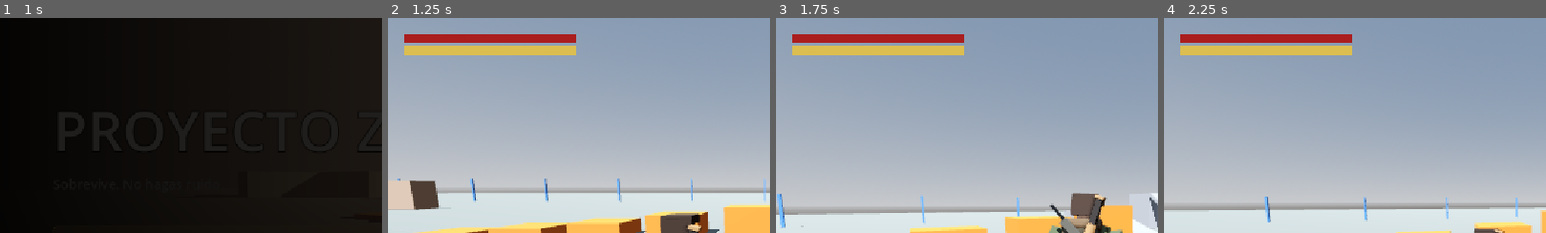
Above: before the commit, frames 1-4 (left to right).
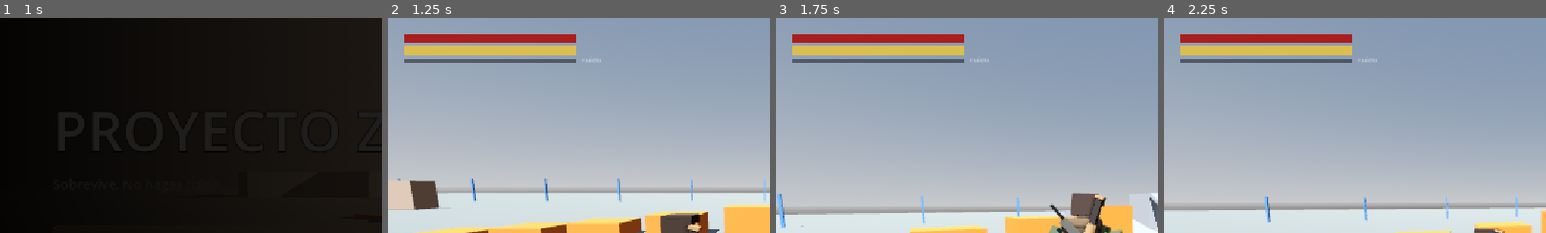
Above: after the commit, the same moments.

Repository: lamermapic-creator/proyectz
Game: Godot game, scene res://escenas/menu_principal.tscn
Two runs of this game, one before a commit and one after it. Both use one fixed random seed, a clock stepped at 60 frames per second and the inputs below.
Inputs (mouse positions are % of the whole screen's width and height, from its top left):
- Up to frame 1 (1 s): click "Jugar" at 0.5 s
- Up to frame 2 (1.25 s): no input
- Up to frame 3 (1.75 s): tap Enter at 1.25 s; move the mouse to (55, 50) at 1.27 s; hold W from 1.28 s (still down); tap R at 1.35 s; click (55, 50) at 1.42 s; tap Space at 1.52 s
- Up to frame 4 (2.25 s): keep holding W; tap Space at 1.82 s; move the mouse to (45, 50) at 2.02 s; tap R at 2.1 s; click (45, 50) at 2.17 s
The pictures show only the part of the screen within x 0-50%, y 0-50%; the shares and areas given below are measured in that part.

Frame 1 is identical in both runs. In frame 2, 0.8% of the frame differs, in the area x 4-56%, y 19-21%; in frame 3, 0.8%, in the area x 4-56%, y 18-21%; in frame 4, 0.8%.

Commit message:
Conectar el ruido con el juego: pisadas, saltos y armas suenan; blancos genéricos; daño y muerte del jugador
Los golpes cuerpo a cuerpo ya no atraviesan paredes (AUDITORIA §7.1). El nivel
de pruebas trae 4 zombis. Cambios pequeños y comentados en archivos existentes.

Co-Authored-By: Claude Opus 5.5 <noreply@anthropic.com>
Claude-Session: https://claude.ai/code/session_01EEd5rycU49HU69n17QFRtL

Diff:
--- a/scripts/jugador/animador.gd
+++ b/scripts/jugador/animador.gd
@@ -385,6 +385,9 @@
 			var fy: float = sw.fromYaw if sw.fromYaw != null else body_yaw
 			f.swingYaw = fy + Rbx.wrap_a(body_yaw - fy) * Rbx.smooth(u)
 			if u >= 1:
+				# el pie toca el suelo: pisada (ruido que oyen los zombis)
+				if grounded:
+					Ruido.emitir(jugador, to, Ruido.radio_paso(step_k, bool(sw.get("idle", false))), Ruido.PASO, jugador)
 				f.pos = to
 				f.normal = idl[1]
 				f.swing = null
@@ -958,7 +961,12 @@
 		var pelvis_stand_y := root_cf.origin.y - 0.08
 		var drop := (pelvis_stand_y - (gy + 0.4)) * lay
 		# reptar estilo militar: brazo izquierdo adelante con la rodilla derecha y viceversa
+		var crawl_prev := crawl
 		crawl += (speed * 1.9 + absf(yaw_rate) * 1.6) * dt
+		# cada brazada (media fase) hace un poco de ruido; con Shift (reptar rápido) más
+		if crawling and floori(crawl / PI) != floori(crawl_prev / PI):
+			var r_rep: float = C.RUIDO.ReptarRapido if L.sprinting else C.RUIDO.Reptar
+			Ruido.emitir(jugador, root_cf.origin, r_rep, Ruido.REPTAR, jugador)
 		# al pivotar, la pelvis se desplaza hacia fuera del giro
 		var sweep := clampf(-yaw_rate * 0.18, -0.25, 0.25) * pb
 		var ph := crawl
--- a/scripts/jugador/arsenal.gd
+++ b/scripts/jugador/arsenal.gd
@@ -366,6 +366,7 @@
 		return
 	recargando = ahora() + w.Reload
 	anim.on_reload(equipado, w.Reload)
+	Ruido.emitir(J, J.global_position, C.RUIDO.Recarga, Ruido.ARMA, J)
 	Efectos.sonido(J, "Reload", J.global_position, 0.9, 1.5 / w.Reload * 1.1)
 
 
@@ -519,12 +520,15 @@
 	if d.mag <= 0:
 		last_shot = now
 		Efectos.sonido(J, "Empty", J.global_position, 0.4, 0.6)
+		Ruido.emitir(J, J.global_position, C.RUIDO.Vacio, Ruido.ARMA, J)
 		J.firing = false
 		reload()
 		return
 	last_shot = now
 	if not balas_infinitas:
 		d.mag -= 1
+	# el disparo se oye muy lejos (radio "Alert" del arma)
+	Ruido.emitir(J, J.global_position, float(w.Alert), Ruido.DISPARO, J)
 
 	# dispersión: apuntar, movimiento, saltar y ráfaga
 	var move_speed := Vector3(J.vel_real.x, 0, J.vel_real.z).length()
@@ -547,8 +551,23 @@
 
 	# impacto (las balas dan en el escenario y en las zonas de los muñecos)
 	var q := PhysicsRayQueryParameters3D.create(origin, origin + dir * float(w.Range), 1 | 2)
-	q.exclude = [J.get_rid()]
-	var res := J.get_world_3d().direct_space_state.intersect_ray(q)
+	var excluir: Array[RID] = [J.get_rid()]
+	var res := {}
+	# un blanco con un único cuerpo de impacto (el zombi) dice qué pieza ha tocado la bala; si pasa sin
+	# tocar ninguna (entre los brazos), la bala sigue (ver "contrato de objetivo" en docs/RUIDO_Y_ZOMBIS.md)
+	for intento in 4:
+		q.exclude = excluir
+		res = J.get_world_3d().direct_space_state.intersect_ray(q)
+		var c: Object = res.get("collider")
+		if res.is_empty() or c == null or not c.has_meta("objetivo") or c.has_meta("pieza"):
+			break
+		var imp: Dictionary = c.get_meta("objetivo").impacto_bala(origin, dir)
+		if not imp.is_empty():
+			res.position = imp.punto
+			res.pieza = imp.pieza
+			break
+		excluir.append(res.rid)
+		res = {}
 	var hit_pos := origin + dir * float(w.Range)
 	var tipo := "none"
 	var normal := Vector3.UP
@@ -557,16 +576,17 @@
 		normal = res.normal
 		tipo = "surface"
 		var col: Object = res.collider
-		if col and col.has_meta("maniqui"):
+		# zonas de impacto de un blanco (maniquí o zombi): ver "contrato de objetivo" en docs/RUIDO_Y_ZOMBIS.md
+		if col and col.has_meta("objetivo"):
 			tipo = "flesh"
-			var man: Maniqui = col.get_meta("maniqui")
-			var pieza: String = col.get_meta("pieza")
+			var obj = col.get_meta("objetivo")
+			var pieza: String = res.pieza if res.has("pieza") else col.get_meta("pieza")
 			var dmg: float = w.Damage * Maniqui.mult_pieza(pieza, w)
 			# caída de daño con la distancia
 			if hit_pos.distance_to(origin) > float(w.Range) * 0.5:
 				dmg *= 0.75
-			if man.vivo():
-				var killed := man.recibir_danio(dmg, pieza, dir * 45.0)
+			if obj.vivo():
+				var killed: bool = obj.recibir_danio(dmg, pieza, dir * 45.0)
 				_confirmar(killed, pieza == "Head")
 
 	# efectos
@@ -578,6 +598,10 @@
 	Efectos.tracer(J, mz_t.origin, hit_pos)
 	if tipo != "none":
 		Efectos.impacto(J, hit_pos, normal, tipo)
+	# la bala que golpea una superficie también suena allí (sin "fuente": los zombis van a mirar ese
+	# sitio, no saben que ha sido el jugador). Disparar a una pared lejana sirve para distraerlos.
+	if tipo == "surface":
+		Ruido.emitir(J, hit_pos, C.RUIDO.Impacto, Ruido.IMPACTO, null)
 	anim.on_shot(equipado)
 
 	# retroceso
@@ -613,6 +637,7 @@
 	last_melee = now
 	J.stamina = maxf(0.0, J.stamina - w.Stamina)
 	Efectos.sonido(J, "Swing", J.global_position, 0.8, 0.9 + randf() * 0.2)
+	Ruido.emitir(J, J.global_position, C.RUIDO.GolpeAire, Ruido.GOLPE, J)
 	anim.on_melee(equipado)
 	# el impacto llega en el punto de golpe de la animación
 	golpes_pendientes.append([now + float(w.get("HitTime", 0.26)), equipado, false])
@@ -624,22 +649,27 @@
 	var root := J.root_cf()
 	var look := Rbx.look(root)
 	var hits := []
-	for m in J.get_tree().get_nodes_in_group("maniquies"):
-		var man := m as Maniqui
+	var pecho := root.origin + Vector3(0, 1.2, 0)
+	# blancos: maniquíes y zombis (grupo "objetivos", ver "contrato de objetivo" en docs/RUIDO_Y_ZOMBIS.md)
+	for man in J.get_tree().get_nodes_in_group("objetivos"):
 		if not man.vivo():
 			continue
 		var off: Vector3 = man.centro() - root.origin
 		var flat := Vector3(off.x, 0, off.z)
 		if flat.length() < float(w.Range) and absf(off.y) < 5 and (flat.length() < 2 or flat.normalized().dot(look) > 0.35):
+			# nada de golpear a través de paredes (AUDITORIA.md §7.1)
+			if not J.raycast(pecho, man.centro() - pecho).is_empty():
+				continue
 			hits.append([flat.length(), man])
 	hits.sort_custom(func(a, b): return a[0] < b[0])
 	for i in mini(2, hits.size()):
-		var man: Maniqui = hits[i][1]
+		var man = hits[i][1]
 		var crit := randf() < 0.25
 		var dmg: float = w.Damage * (w.HeadMult if crit else 1.0) * (0.5 if i == 1 else 1.0)
 		var pieza := "Head" if crit else "UpperTorso"
 		var ppos: Vector3 = (man.rig.P[pieza] as Node3D).global_position
-		var killed := man.recibir_danio(dmg, pieza, look * float(w.Knockback))
+		var killed: bool = man.recibir_danio(dmg, pieza, look * float(w.Knockback))
+		Ruido.emitir(J, ppos, C.RUIDO.GolpeContundente if arma == "Bate" else C.RUIDO.GolpeCarne, Ruido.GOLPE, J)
 		_confirmar(killed, crit)
 		if not killed and man.en_pie():
 			if arma == "Bate" and (crit or randf() < 0.45):
--- a/scripts/jugador/jugador.gd
+++ b/scripts/jugador/jugador.gd
@@ -107,6 +107,7 @@
 
 
 func _ready() -> void:
+	add_to_group("jugador") # así lo encuentran los zombis (y sus ruidos llevan esta marca)
 	motion_mode = MOTION_MODE_FLOATING
 	camara.top_level = true
 	yaw = rotation.y
@@ -121,6 +122,10 @@
 	var pausa := MenuPausa.new()
 	pausa.name = "MenuPausa"
 	add_child(pausa)
+	# medidor de ruido del HUD (lo que oyen los zombis)
+	var medidor := MedidorRuido.new()
+	medidor.name = "MedidorRuido"
+	add_child(medidor)
 	Opciones.aplicar(get_tree())
 	# en el ejecutable final no hay trucos de pruebas
 	if not OS.is_debug_build():
@@ -189,7 +194,7 @@
 	capa.add_child(aviso)
 	_hud["aviso"] = aviso
 	var ayuda := Label.new()
-	ayuda.text = "1-4: armas · Clic der: apuntar · Clic izq: di …(239 unchanged characters)…  estamina infinita · F5: balas infinitas" if OS.is_debug_build() else "")
+	ayuda.text = "1-4: armas · Clic der: apuntar · Clic izq: di …(239 unchanged characters)…  estamina infinita · F5: balas infinitas · F6: ver ruido · F7: zombis sordos" if OS.is_debug_build() else "")
 	ayuda.add_theme_font_size_override("font_size", 14)
 	ayuda.modulate = Color(1, 1, 1, 0.7)
 	ayuda.anchor_top = 1.0
@@ -447,6 +452,7 @@
 	v.p0 = p0
 	v.t0 = ahora()
 	v.prev = p0
+	Ruido.emitir(self, e, C.RUIDO.Sortear if v.kind == "vault" else C.RUIDO.Encaramarse, Ruido.SORTEAR, self)
 	vaulting = v
 	L.vault = v
 	collision_layer = 0
@@ -615,6 +621,7 @@
 	collision_mask = 0
 	velocity = Vector3.ZERO
 	_set_estado("Physics")
+	Ruido.emitir(self, c.edge, C.RUIDO.Colgarse, Ruido.SORTEAR, self)
 	if not estamina_infinita:
 		stamina = maxf(0.0, stamina - 3.0)
 	# las manos hacen falta: se guarda el arma
@@ -884,7 +891,70 @@
 	arsenal.actualizar(dt)
 	humanoid_step(dt)
 	update_camera(dt)
+	_paso_salud(dt)
 	_update_hud()
+
+
+## ---------------------------------------------------------------- daño, vida y muerte
+## (de momento solo hacen daño los zombis; ver docs/RUIDO_Y_ZOMBIS.md)
+const MUERTE_REINICIO := 4.0 # s desde que muere hasta que se reinicia el nivel
+var _danio_t := -99.0
+var _muerte_t := -1.0
+var _reiniciando := false
+
+
+## recibe un golpe de cantidad puntos desde la posición "desde" (para el empujón y la reacción)
+func recibir_danio(cantidad: float, desde: Vector3 = Vector3.ZERO) -> void:
+	if health <= 0.0 or cantidad <= 0.0:
+		return
+	health = maxf(0.0, health - cantidad)
+	_danio_t = reloj
+	shake = minf(1.0, shake + 0.45)
+	var dir := Rbx.flat(global_position - desde)
+	if dir.length() > 0.01:
+		empuje += dir.normalized() * 6.0
+	# el cuerpo encaja el golpe (muelles de impacto del animador)
+	var an := get_node_or_null("Animador") as Animador
+	if an and not an.S.is_empty():
+		(an.S.hitPitch as Rbx.Muelle).impulse(-4.0)
+		(an.S.hitHead as Rbx.Muelle).impulse(-5.0)
+	if health <= 0.0:
+		_morir()
+
+
+func _morir() -> void:
+	_muerte_t = reloj
+	if colgado != null:
+		soltar_cornisa()
+	if vaulting != null:
+		# a mitad de un salto de valla: recupera la colisión (el salto la quita) y cae
+		vaulting = null
+		L.vault = null
+		collision_layer = 1
+		collision_mask = 1 | 4
+		_set_estado("Freefall")
+	firing = false
+	aiming = false
+	arsenal.guardar_ya()
+	notify("HAS MUERTO")
+	_notif_hasta = reloj + MUERTE_REINICIO + 1.0
+
+
+## regenera vida si lleva un rato sin recibir daño (ZConfig.PLAYER.RegenDelay / RegenRate); muerto,
+## el cuerpo cae y el nivel se reinicia
+func _paso_salud(dt: float) -> void:
+	if health > 0.0:
+		if health < max_health and reloj - _danio_t > C.PLAYER.RegenDelay:
+			health = minf(max_health, health + C.PLAYER.RegenRate * dt)
+		return
+	# cae de espaldas alrededor de los pies (el animador deja de animar al morir)
+	var k := Rbx.smooth((reloj - _muerte_t) / 0.9)
+	var r := Basis(Vector3.RIGHT, k * PI * 0.5)
+	var pies := Vector3(0, -center_cur, 0)
+	rig.transform = Transform3D(r, pies - r * pies + Vector3(0, 0.45 * k, 0))
+	if reloj - _muerte_t > MUERTE_REINICIO and get_tree().current_scene and not _reiniciando:
+		_reiniciando = true
+		get_tree().reload_current_scene()
 
 
 func update_character(dt: float) -> void:
@@ -1248,6 +1318,8 @@
 		if v.y <= 0:
 			var gnd2 := _sondear_suelo(center_cur + maxf(0.2, -v.y * dt))
 			if not gnd2.is_empty() and pos.y - gnd2.position.y <= center_cur + 0.05:
+				# aterrizaje: cuanto más fuerte el golpe, más lejos se oye
+				Ruido.emitir(self, gnd2.position, Ruido.radio_aterrizaje(-v.y), Ruido.ATERRIZAJE, self)
 				_set_estado("Landed")
 				_set_estado("Running")
 				en_suelo = true
--- a/scripts/nivel/maniqui.gd
+++ b/scripts/nivel/maniqui.gd
@@ -37,6 +37,7 @@
 
 func _ready() -> void:
 	add_to_group("maniquies")
+	add_to_group("objetivos") # blanco de las armas (ver "contrato de objetivo" en docs/RUIDO_Y_ZOMBIS.md)
 	health = max_health
 	_yaw0 = rotation.y
 	_base = global_position
@@ -55,6 +56,7 @@
 		sb.collision_layer = 2
 		sb.collision_mask = 0
 		sb.set_meta("maniqui", self)
+		sb.set_meta("objetivo", self)
 		sb.set_meta("pieza", n)
 		var cs := CollisionShape3D.new()
 		var bx := BoxShape3D.new()
--- a/scripts/nivel/nivel_pruebas.gd
+++ b/scripts/nivel/nivel_pruebas.gd
@@ -25,6 +25,23 @@
 		_construir()
 	if not Engine.is_editor_hint() and not has_meta("sin_maniquies"):
 		_crear_maniquies()
+		_crear_zombis()
+
+
+## zombis de prueba (solo al jugar; ver docs/RUIDO_Y_ZOMBIS.md). El director hornea la navegación
+## siempre; los zombis por defecto se omiten con la meta "sin_zombis" (lo usan las pruebas automáticas).
+func _crear_zombis() -> void:
+	var dz := DirectorZombis.new()
+	dz.name = "Zombis"
+	add_child(dz)
+	dz.preparar(get_node("Geometria"))
+	if has_meta("sin_zombis"):
+		return
+	# [pies en metros, giro]: tras la pared alta (probar que las paredes tapan el ruido), junto a la
+	# cornisa, en una esquina y más allá de la zona de tiro (disparar ahí los atrae)
+	for d in [[Vector3(2, 0, 26), 180.0], [Vector3(-30, 0, -14), 90.0], [Vector3(-15, 0, 32), 0.0],
+			[Vector3(58, 0, 8), 90.0]]:
+		dz.crear_zombi(d[0] * M, d[1])
 
 
 ## muñecos de prueba para el combate (solo al jugar)
